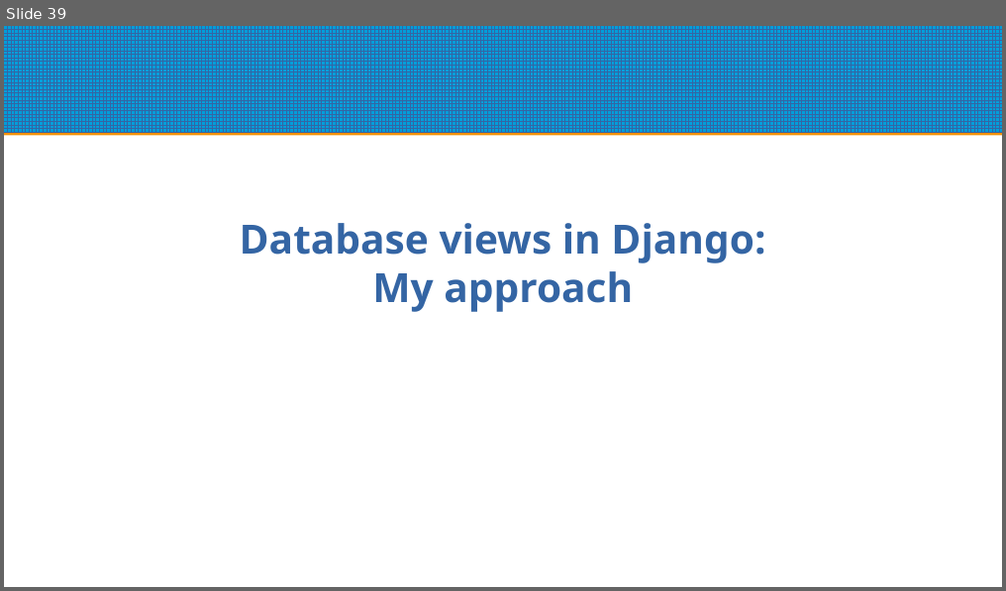
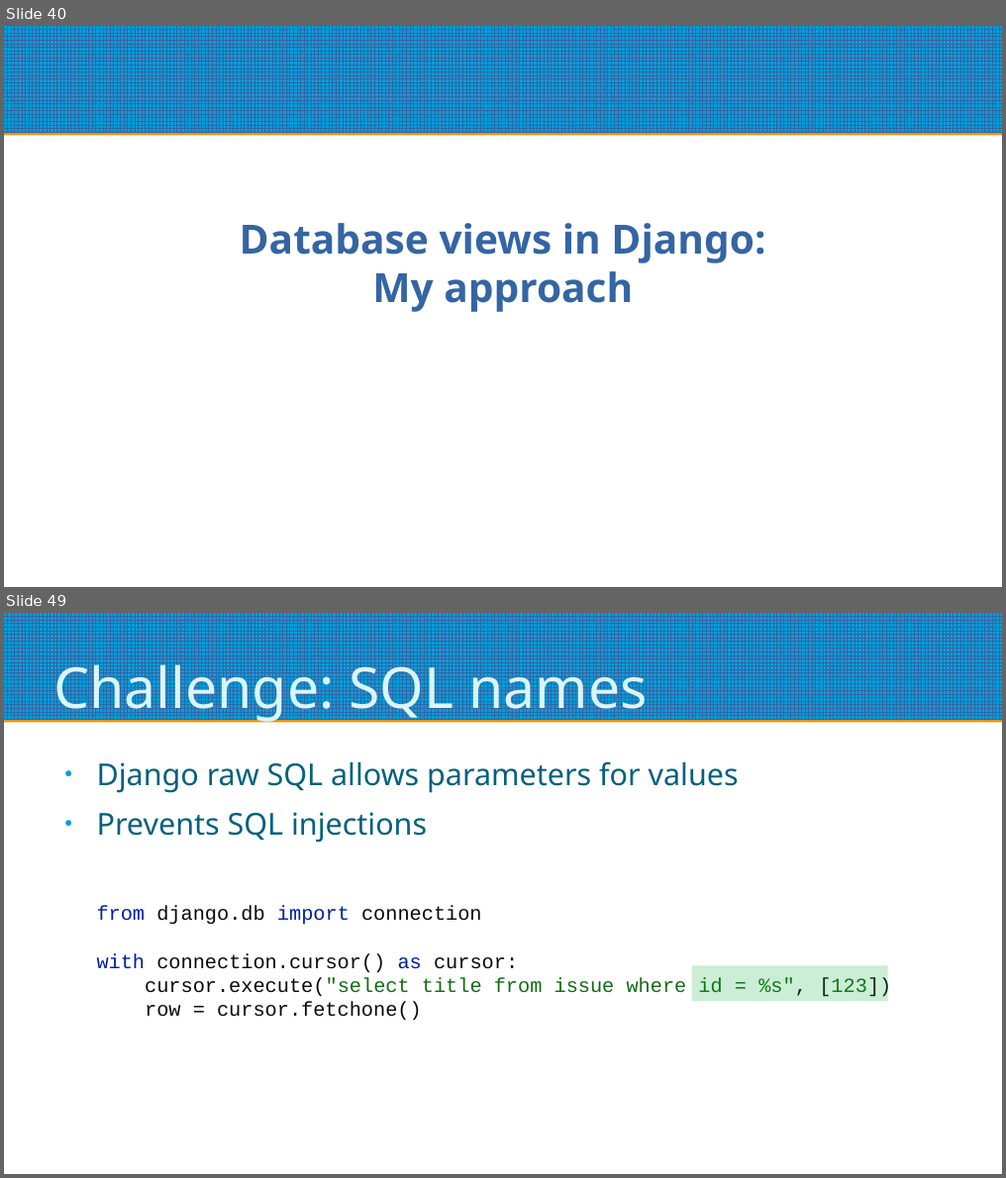
Before and after one commit to roskakori/django-reporting-with-raw-sql, a slide deck: Django reporting with raw SQL.odp. Shown one above the other, each under a label of ours: slide 39 before the commit, slides 40 and 49 after it; the slides between them are not shown. The pictures are 1006x591 and 1006x1178 pixels, drawn with LibreOffice and Linux fonts; fonts in the diff are those of the drawing. Boxes give left, top, right and bottom in pixels: in the first picture for what was removed or moved away, otherwise in the second. Text is boxed around its words. In the diff, an @@ line names an element or a change of style, - is before the commit and + after.

```diff
--- a/Django reporting with raw SQL.odp
+++ b/Django reporting with raw SQL.odp
@@ slide 49 added at [4, 613, 1002, 1174], background #FFFFFF; not listed: 1 template element that a slide beside it also shows @@
@@ title added at [54, 655, 647, 723], 45 pt, text #DBF5F9 @@
+Challenge: SQL names
@@ text added at [97, 761, 739, 843], 24 pt, text #04617B @@
+● Django raw SQL allows parameters for values
+● Prevents SQL injections
@@ text added at [97, 905, 891, 1021], 16 pt, text #090909 @@
+from django.db import connection
+with connection.cursor() as cursor:
+cursor.execute("select title from issue where id = %s", [123])
+row = cursor.fetchone()
@@ rectangle added at [692, 966, 889, 1001], fill #00A933 at 20% opacity @@
@@ what was slide 39 is now slide 40 @@
```
Also in this commit, not shown: 7 slides changed, 28 other slides added, 18 slides removed, 9 other files.
